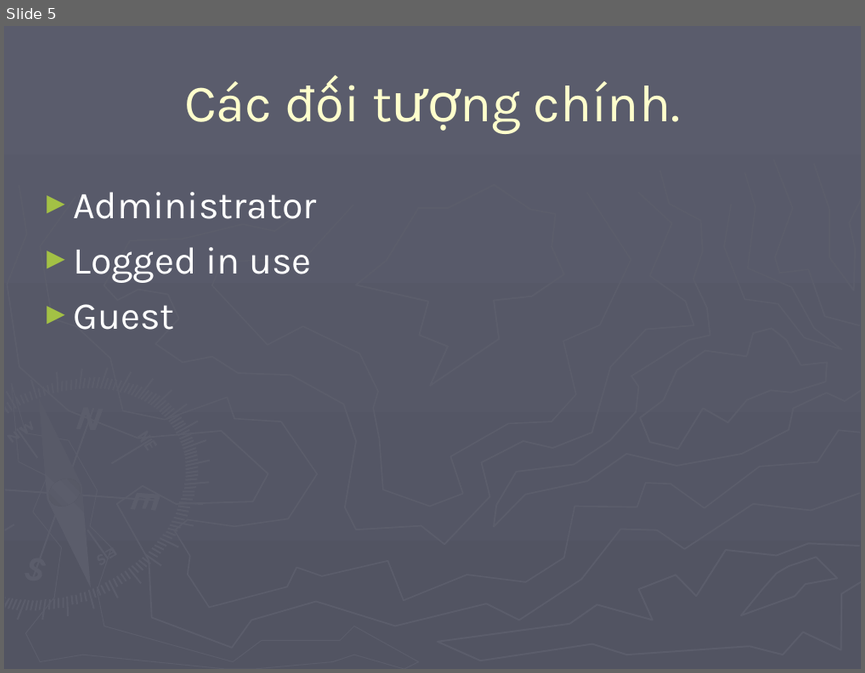
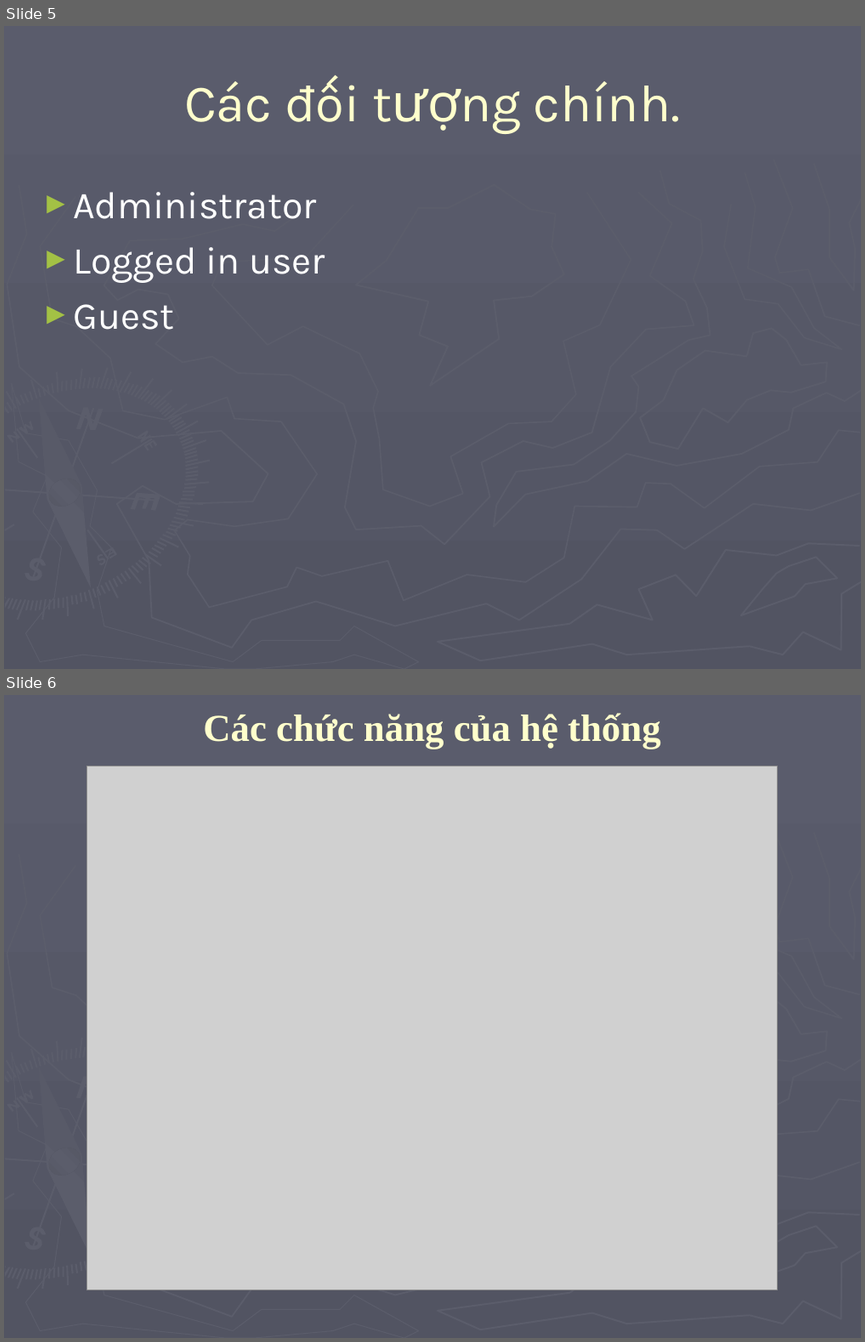
Before and after one commit to dinhdv6289/doctorweb4rum, a slide deck: doctorweb4rum/Document/Slide.ppt. Shown one above the other, each under a label of ours: slide 5 before the commit, slides 5 and 6 after it. The pictures are 865x673 and 865x1342 pixels, drawn with LibreOffice and Linux fonts; fonts in the diff are those of the drawing; grey boxes stand for pictures. Boxes give left, top, right and bottom in pixels: in the first picture for what was removed or moved away, otherwise in the second. Text is boxed around its words. In the diff, an @@ line names an element or a change of style, - is before the commit and + after.

```diff
--- a/doctorweb4rum/Document/Slide.ppt
+++ b/doctorweb4rum/Document/Slide.ppt
@@ slide 6 added at bbox=[4, 695, 861, 1338], background gradient #5A5C6C to #525462; not listed: 62 template elements that a slide beside it also shows @@
@@ text added at bbox=[203, 713, 661, 749], 32 pt, text #FFFFCC, bold @@
+Các chức năng của hệ thống
@@ picture added at bbox=[87, 766, 778, 1289] @@
@@ slide 5 changed as well @@
@@ text at bbox=[73, 247, 325, 283]: text changed @@
-► Logged in use
+► Logged in user
```
Also in this commit, not shown: 7 other slides changed, 3 other files.
